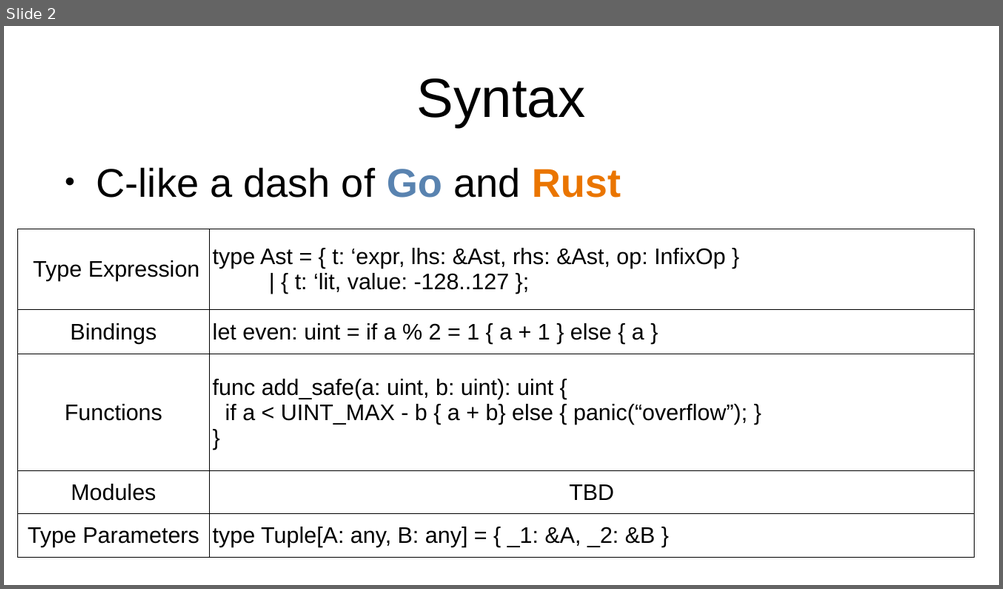
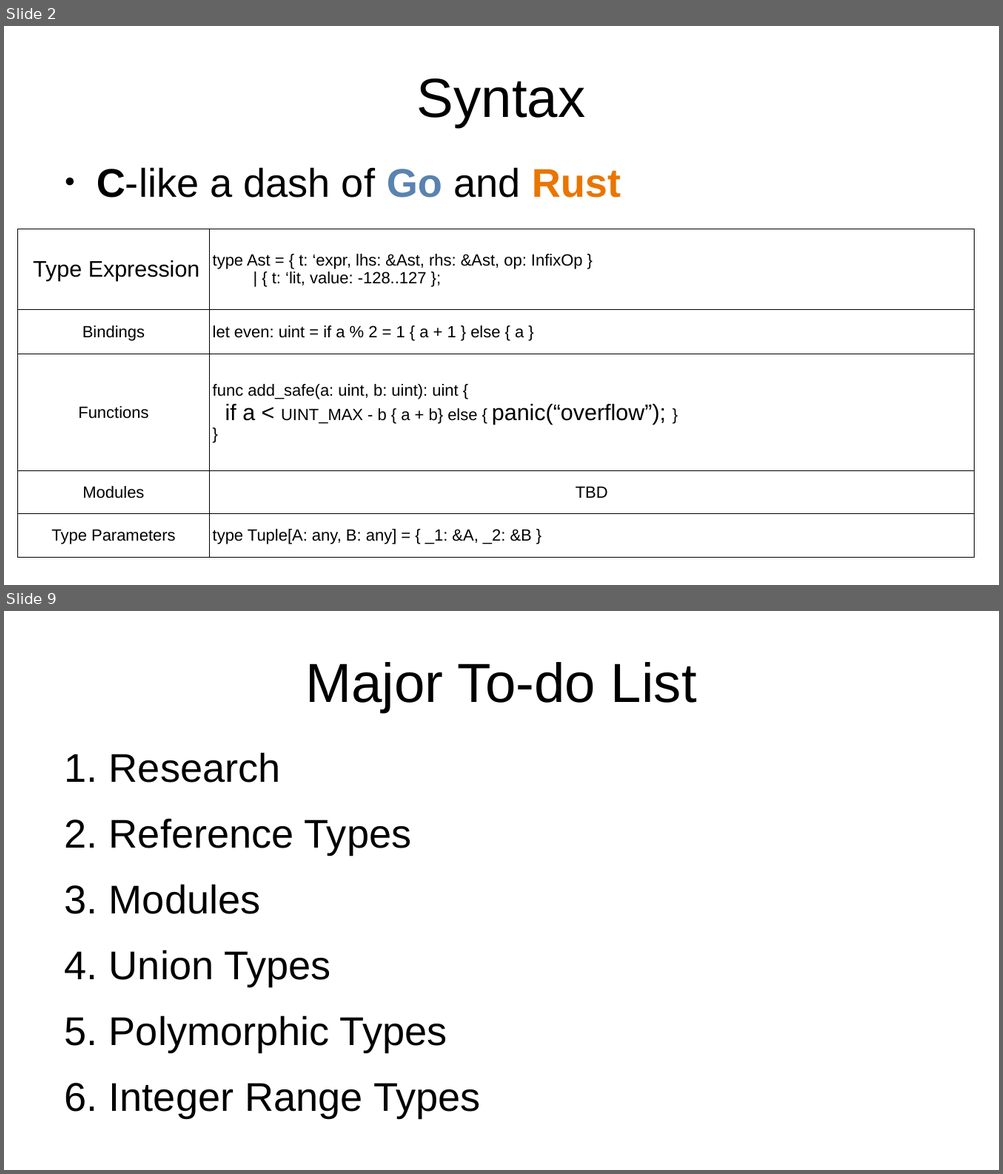
Before and after one commit to ishehadeh/smp, a slide deck: report/Slides.odp. Shown one above the other, each under a label of ours: slide 2 before the commit, slides 2 and 9 after it; the slides between them are not shown. The pictures are 1003x589 and 1003x1174 pixels, drawn with LibreOffice and Linux fonts; fonts in the diff are those of the drawing. Boxes give left, top, right and bottom in pixels: in the first picture for what was removed or moved away, otherwise in the second. Text is boxed around its words. In the diff, an @@ line names an element or a change of style, - is before the commit and + after.

```diff
--- a/report/Slides.odp
+++ b/report/Slides.odp
@@ slide 9 added at <box>4,611,999,1170</box>, background #FFFFFF @@
@@ title added at <box>305,662,697,712</box>, 44 pt, text #000000 @@
+Major To-do List
@@ text added at <box>109,752,481,1118</box>, 32 pt, text #000000 @@
+1. Research
+2. Reference Types
+3. Modules
+4. Union Types
+5. Polymorphic Types
+6. Integer Range Types
@@ slide 2 changed as well @@
@@ text "C-like a dash of Go ..." at <box>96,167,620,198</box>: bold on in "C-like" @@
@@ table at <box>19,229,975,557</box> @@
@@ size 18 to 13 pt in "type Ast = { t: ‘expr, lhs: ...", "| { t: ‘lit, value: -128..127 };", "Bindings", "let even: uint = if a % ..." and 8 more places @@
```
Also in this commit, not shown: 1 other slide changed, 8 other slides added, 1 slide removed.
